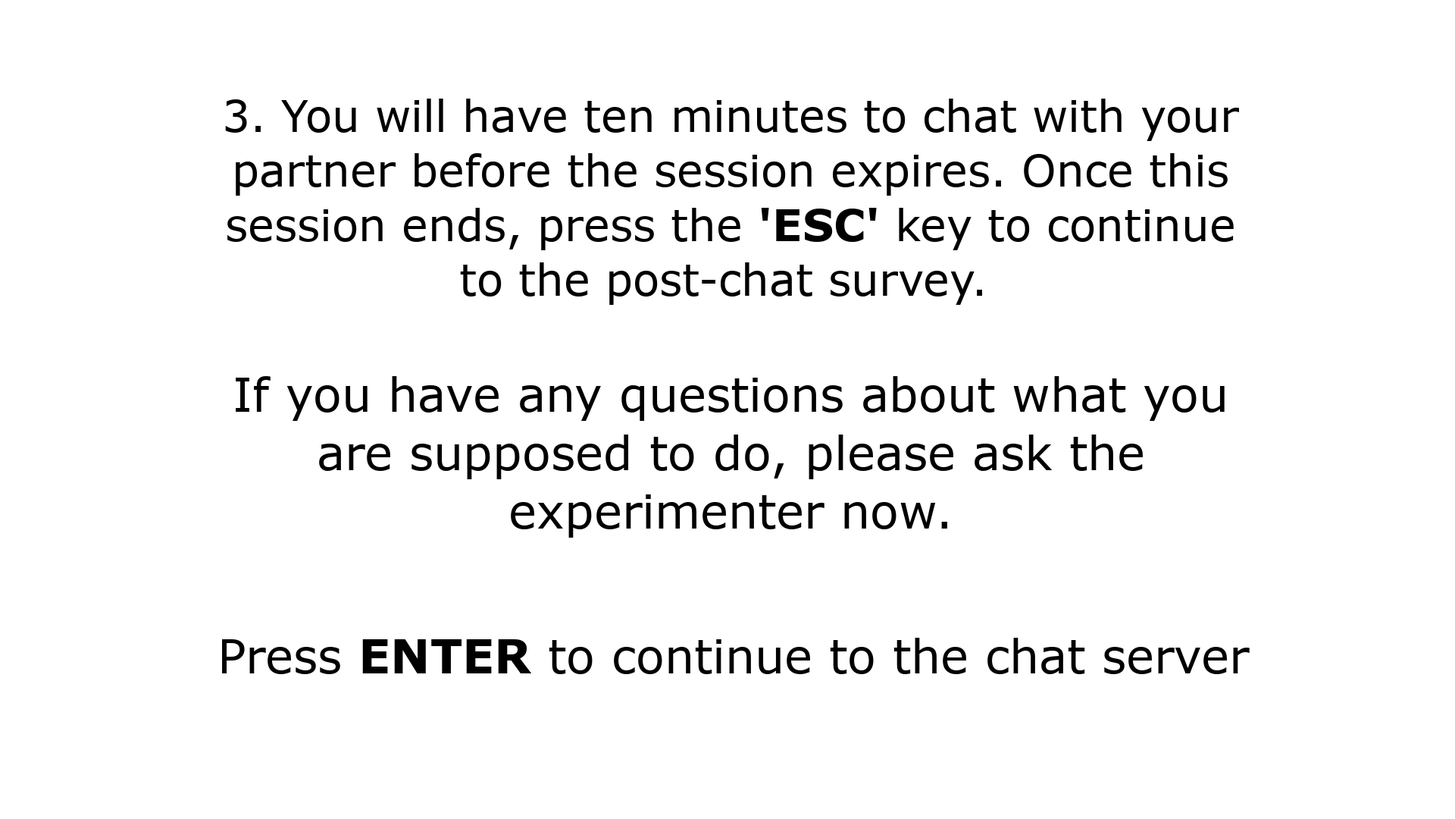
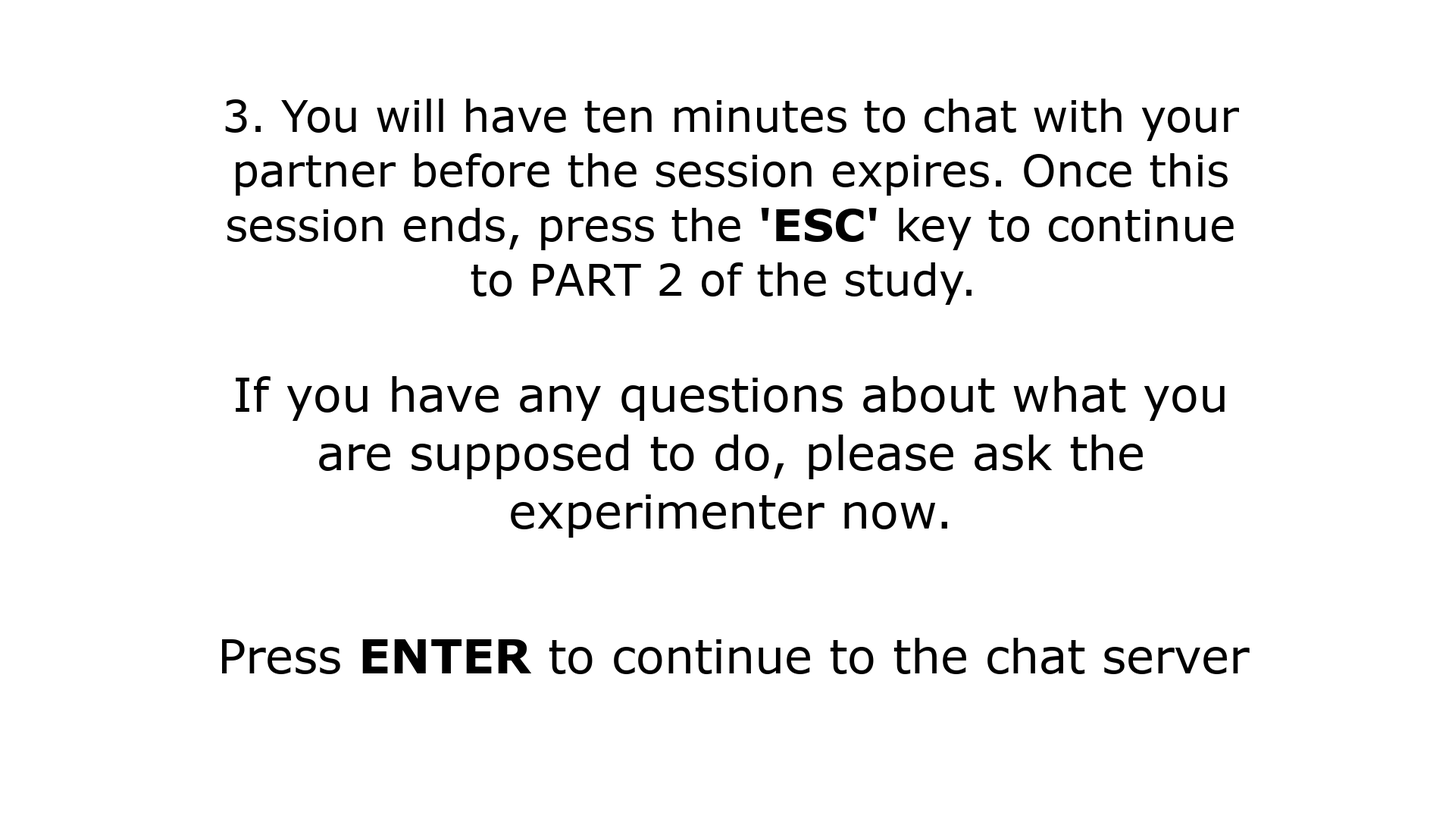
Layer changes from the first w=1455, h=819 image to the second:
painted on "3. You will have ten minutes t..." over [460, 262, 983, 305]
